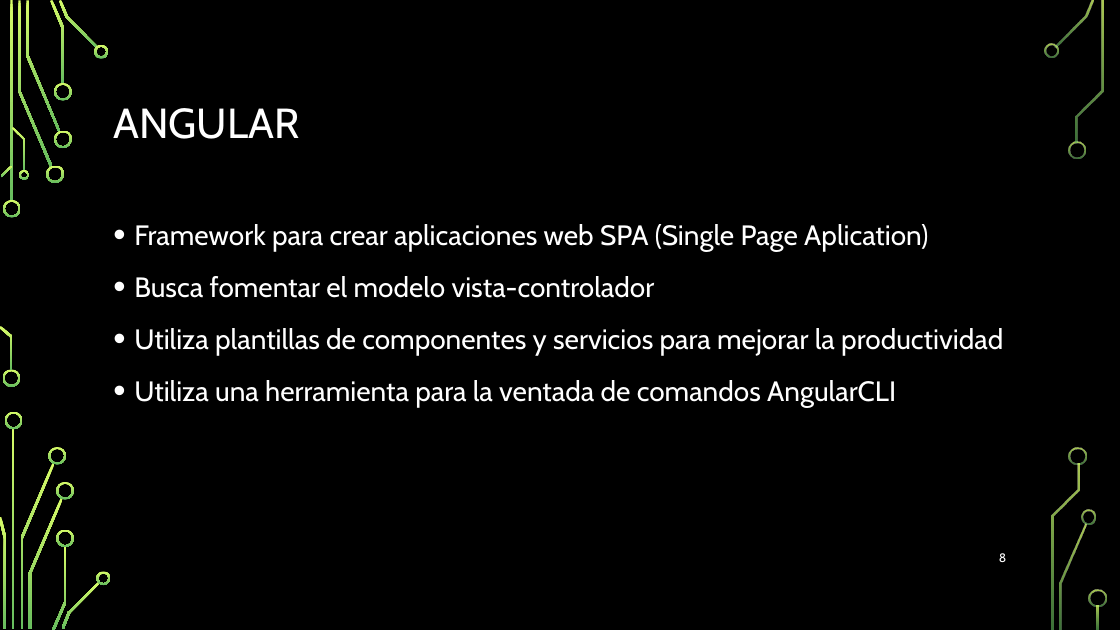
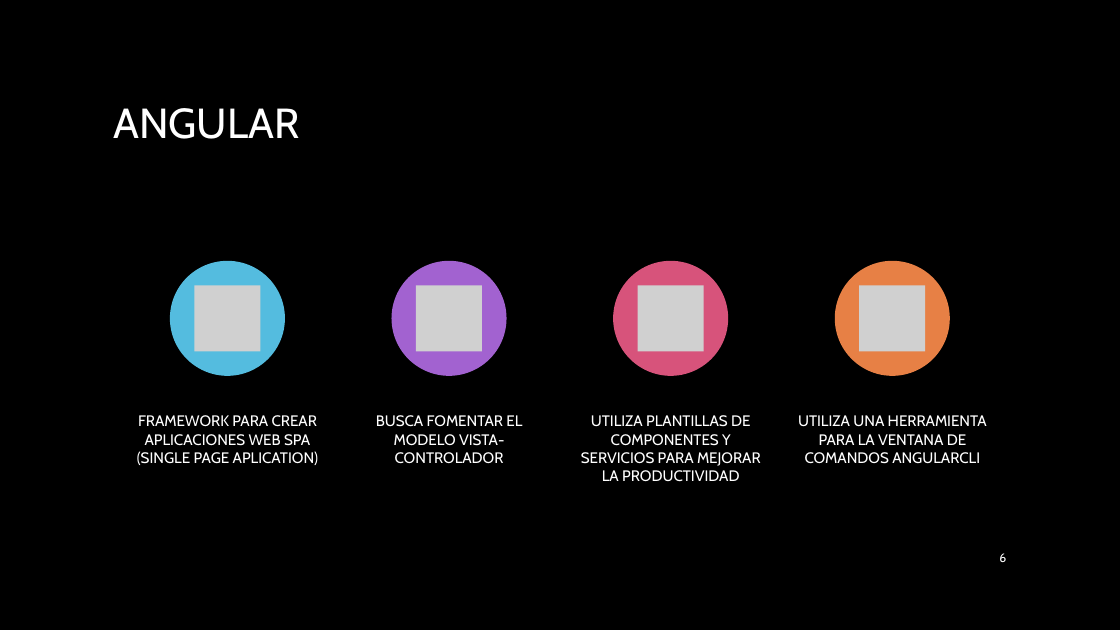
Before and after one commit to Hollex28/TFG-Proyecto_2019-2020, a slide deck: slide 6 of Presentacion del TFG.pptx (slide 8 before the commit). Drawn at 1120x630 pixels with LibreOffice and Linux fonts; fonts in the diff are those of the drawing; grey boxes stand for pictures; background and template pictures are left out. Boxes give left, top, right and bottom in pixels: in the first picture for what was removed or moved away, otherwise in the second. Text is boxed around its words. In the diff, an @@ line names an element or a change of style, - is before the commit and + after.

```diff
--- a/Presentacion del TFG.pptx
+++ b/Presentacion del TFG.pptx
@@ rectangle added at <box>0,0,1120,630</box>, fill #000000 @@
@@ fill gradient #D8FC68 to #66BD5F to gradient #7C96A3 to #3B4C54 in 17 elements at <box>18,1,52,167</box>, <box>26,1,60,132</box>, <box>50,0,65,84</box>, <box>59,0,97,49</box>, <box>1,166,13,177</box>, <box>0,326,13,371</box>, <box>13,429,15,629</box>, <box>0,517,6,628</box>, <box>29,498,63,629</box>, <box>52,546,66,630</box>, <box>61,581,100,629</box>, <box>1055,0,1094,47</box>, <box>1060,523,1087,629</box>, <box>1076,1,1104,143</box>, <box>1051,464,1080,629</box>, <box>1097,606,1100,629</box>, <box>10,1,13,202</box> @@
@@ text removed at <box>134,224,1003,408</box> @@
-• Framework para crear aplicaciones web SPA (Single Page Aplication)
-• Busca fomentar el modelo vista-controlador
-• Utiliza plantillas de componentes y servicios para mejorar la productividad
-• Utiliza una herramienta para la ventada de comandos AngularCLI
@@ group added at <box>137,260,987,482</box>: 4 ellipses, 4 pictures, 4 texts @@
+FRAMEWORK PARA CREAR APLICACIONES WEB SPA (SINGLE PAGE APLICATION)
+BUSCA FOMENTAR EL MODELO VISTA-CONTROLADOR
+UTILIZA PLANTILLAS DE COMPONENTES Y SERVICIOS PARA MEJORAR LA PRODUCTIVIDAD
+UTILIZA UNA HERRAMIENTA PARA LA VENTANA DE COMANDOS ANGULARCLI
@@ page number at <box>999,553,1006,562</box>: text changed @@
-8
+6
@@ group removed at <box>3,44,1107,628</box>: 19 freeform shapes @@
```
Also in this commit, not shown: 11 other slides changed, 3 slides added, 12 slides removed.
